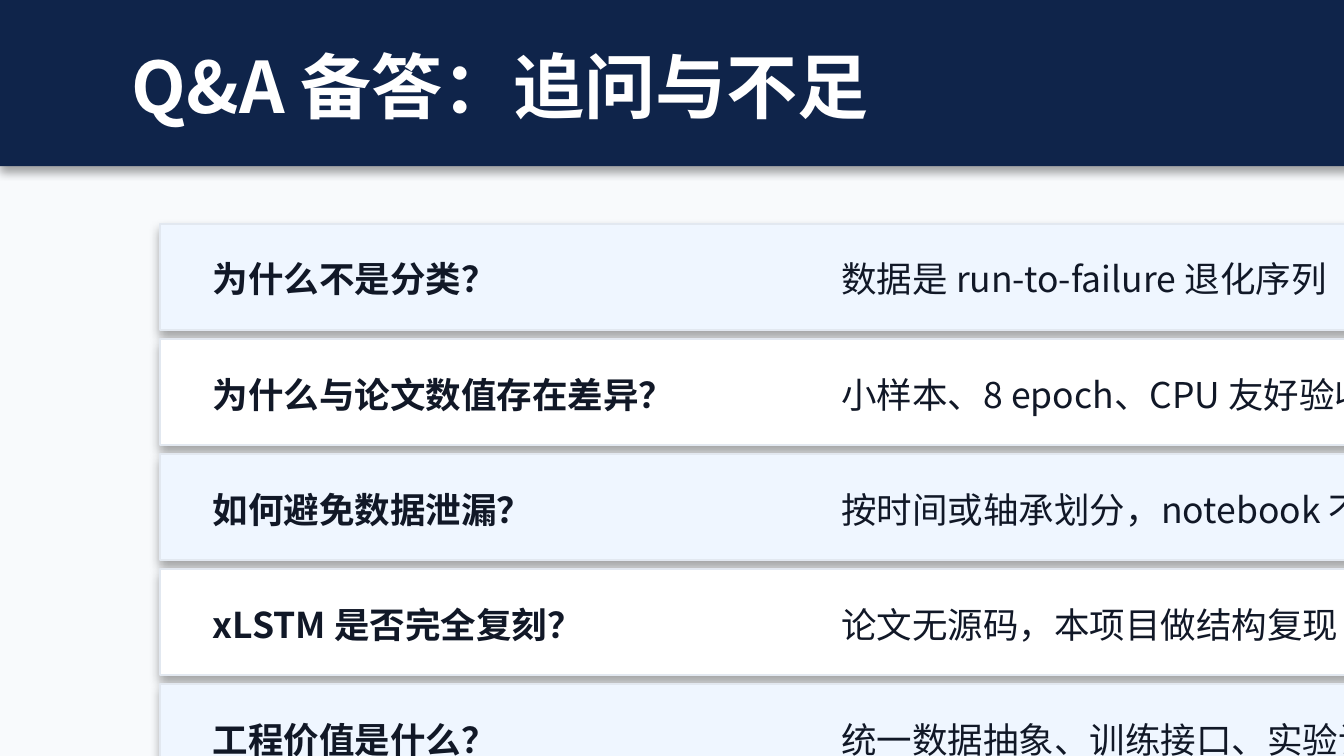
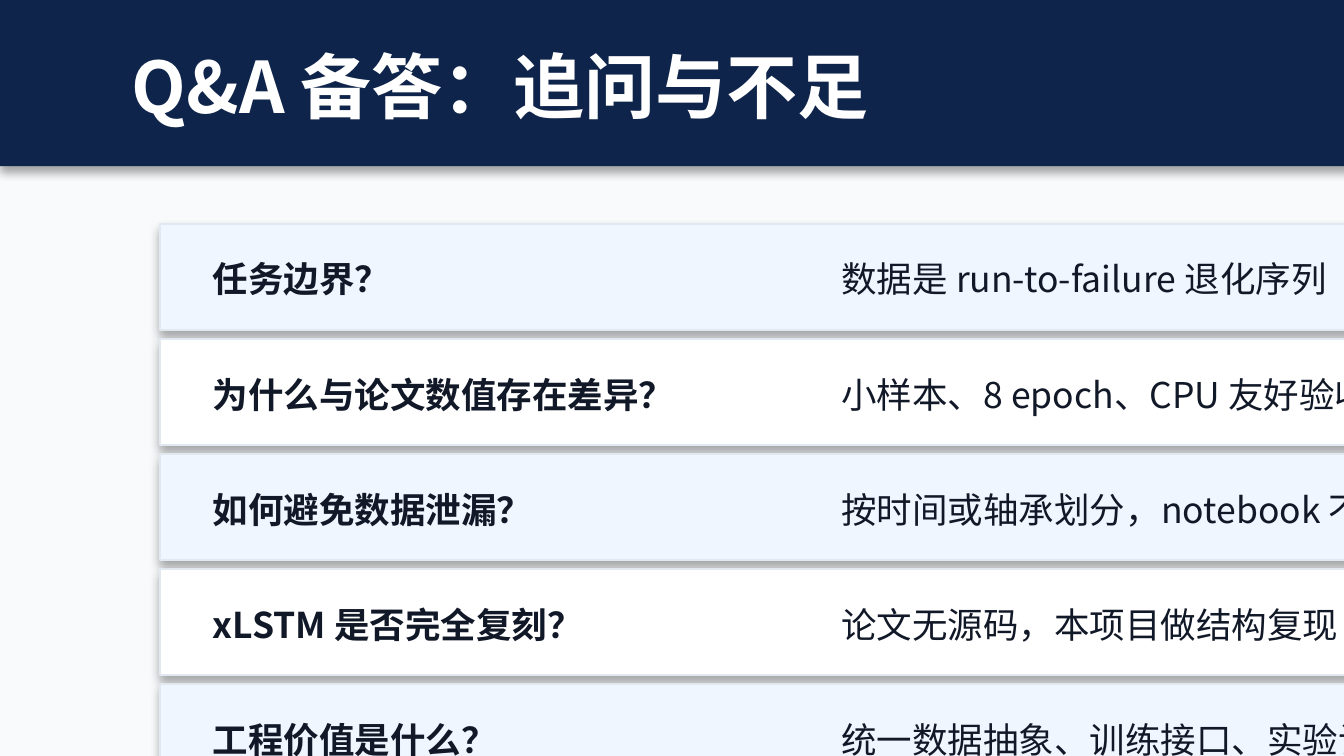
Before and after one commit to nev8r/phm, a slide deck: slide 13 of docx/final/工业轴承设备剩余寿命预测系统的实现-结题答辩.pptx. Drawn at 1344x756 pixels with LibreOffice and Linux fonts; fonts in the diff are those of the drawing. Boxes give left, top, right and bottom in pixels: in the first picture for what was removed or moved away, otherwise in the second. Text is boxed around its words. In the diff, an @@ line names an element or a change of style, - is before the commit and + after.

```diff
--- a/docx/final/工业轴承设备剩余寿命预测系统的实现-结题答辩.pptx
+++ b/docx/final/工业轴承设备剩余寿命预测系统的实现-结题答辩.pptx
@@ text at [213,262,390,296]: text changed @@
-为什么不是分类？
+任务边界？
```
Also in this commit, not shown: 1 other slide changed, 6 other files.
